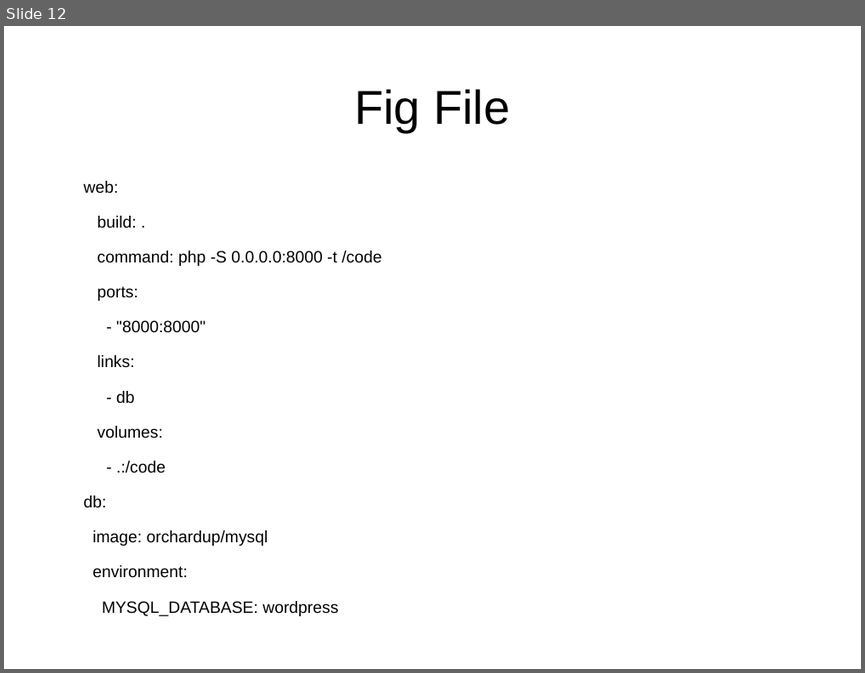
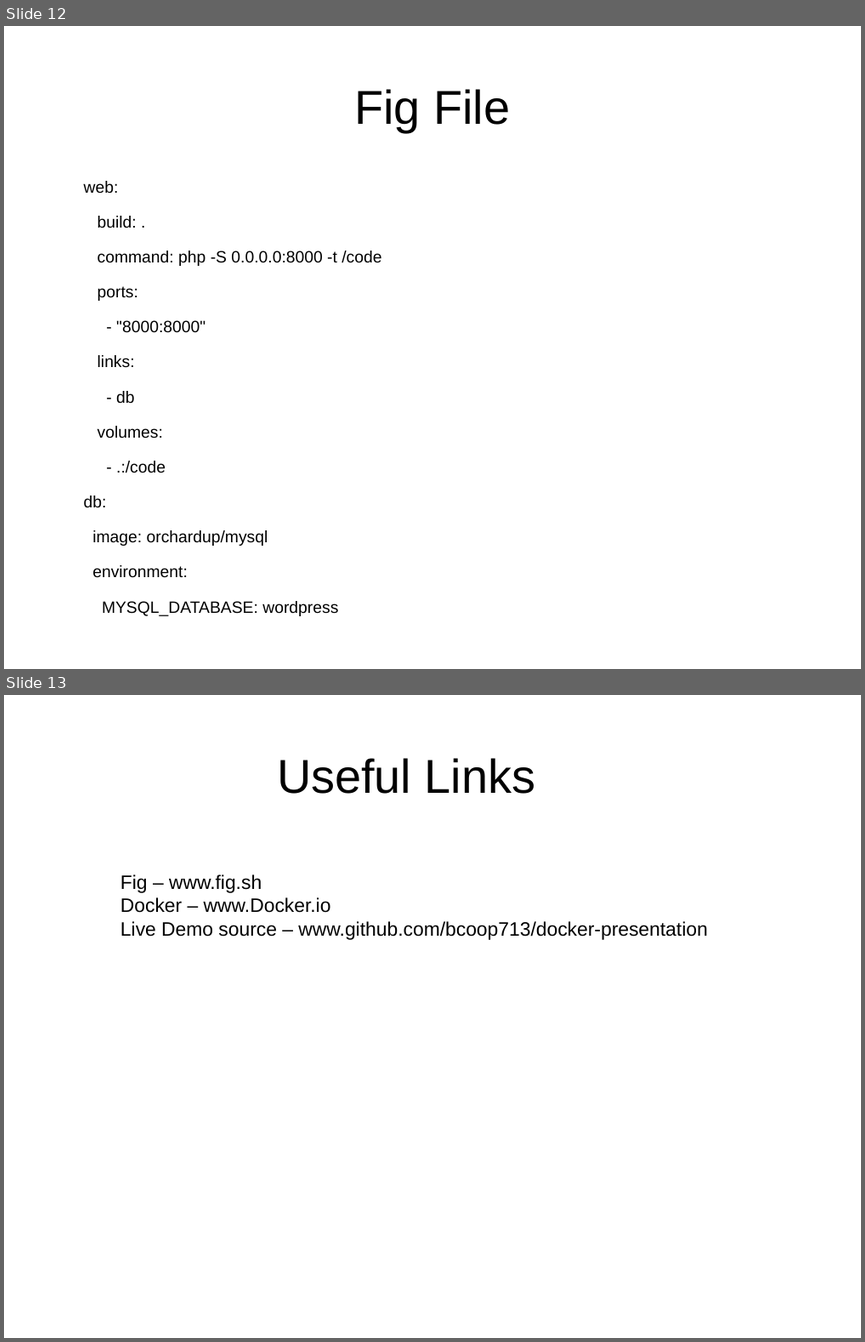
Before and after one commit to bobfp/docker-presentation, a slide deck: dockerPres.odp. Shown one above the other, each under a label of ours: slide 12 before the commit, slides 12 and 13 after it. The pictures are 865x673 and 865x1342 pixels, drawn with LibreOffice and Linux fonts; fonts in the diff are those of the drawing. Boxes give left, top, right and bottom in pixels: in the first picture for what was removed or moved away, otherwise in the second. Text is boxed around its words. In the diff, an @@ line names an element or a change of style, - is before the commit and + after.

```diff
--- a/dockerPres.odp
+++ b/dockerPres.odp
@@ slide 13 added at (4,695,861,1338), background #FFFFFF @@
@@ title added at (277,758,535,794), 44 pt, text #000000 @@
+Useful Links
@@ text added at (120,874,707,940), 18 pt, text #000000 @@
+Fig – www.fig.sh
+Docker – www.Docker.io
+Live Demo source – www.github.com/bcoop713/docker-presentation
```
Also in this commit, not shown: 3 slides changed, 1 other slide added, 2 slides removed, 1 other file.
